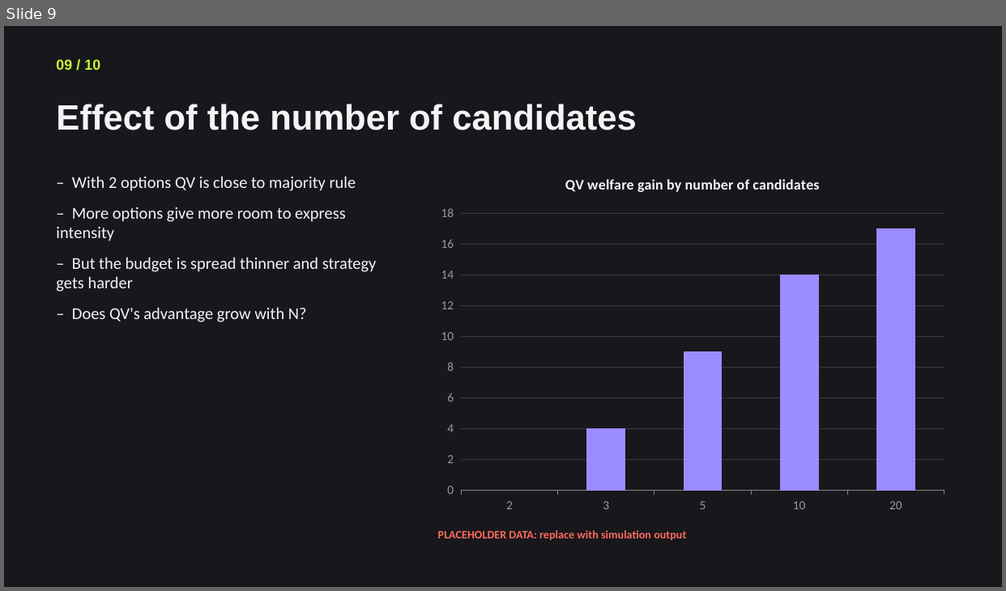
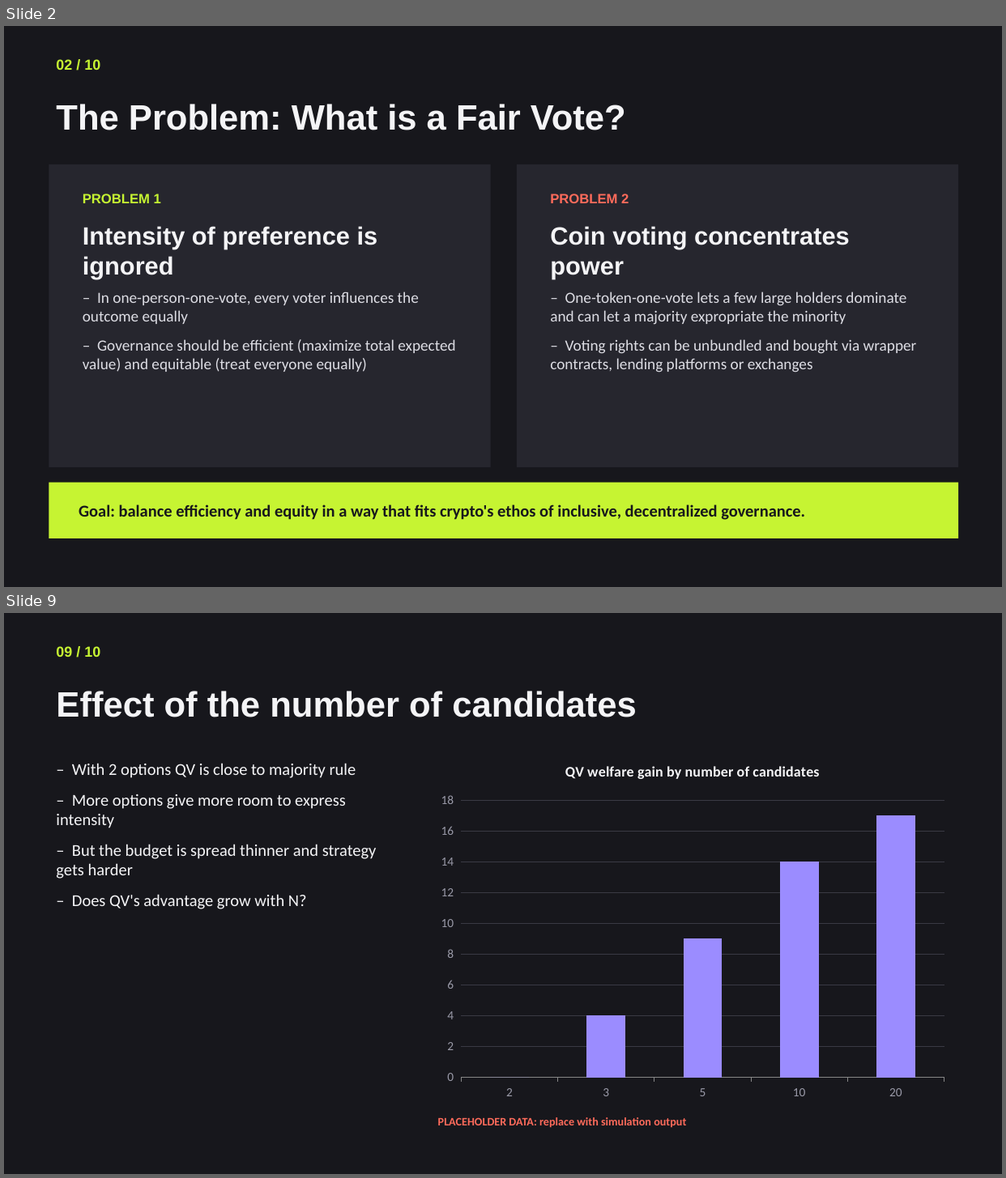
Before and after one commit to Jeanmauratille/quadratic_voting, a slide deck: final_project_outline.pptx. Shown one above the other, each under a label of ours: slide 9 before the commit, slides 2 and 9 after it; the slides between them are not shown. The pictures are 1006x591 and 1006x1178 pixels, drawn with LibreOffice and Linux fonts; fonts in the diff are those of the drawing. Boxes give left, top, right and bottom in pixels: in the first picture for what was removed or moved away, otherwise in the second. Text is boxed around its words. In the diff, an @@ line names an element or a change of style, - is before the commit and + after.

```diff
--- a/final_project_outline.pptx
+++ b/final_project_outline.pptx
@@ slide 2 added at bbox=[4, 26, 1002, 587], background #17171C @@
@@ text added at bbox=[56, 59, 100, 70], 14 pt, text #C6F432, bold @@
+02 / 10
@@ text added at bbox=[56, 104, 626, 130], 34 pt, text #F4F4F6, bold @@
+The Problem: What is a Fair Vote?
@@ rectangle added at bbox=[49, 165, 491, 467], fill #26262E @@
@@ rectangle added at bbox=[517, 165, 958, 467], fill #26262E @@
@@ text added at bbox=[83, 194, 161, 203], 13 pt, text #C6F432, bold @@
+PROBLEM 1
@@ text added at bbox=[550, 194, 629, 203], 13 pt, text #FF6B5B, bold @@
+PROBLEM 2
@@ text added at bbox=[83, 226, 378, 280], 24 pt, text #F4F4F6, bold @@
+Intensity of preference is ignored
@@ text added at bbox=[550, 226, 850, 280], 24 pt, text #F4F4F6, bold @@
+Coin voting concentrates power
@@ text added at bbox=[83, 292, 455, 372], 15 pt, text #DDDDE4 @@
+– In one-person-one-vote, every voter influences the outcome equally
+– Governance should be efficient (maximize total expected value) and equitable (treat everyone equally)
@@ text added at bbox=[550, 292, 917, 373], 15 pt, text #DDDDE4 @@
+– One-token-one-vote lets a few large holders dominate and can let a majority expropriate the minority
+– Voting rights can be unbundled and bought via wrapper contracts, lending platforms or exchanges
@@ rectangle added at bbox=[49, 483, 958, 539], fill #C6F432 @@
@@ text added at bbox=[79, 505, 805, 520], 16 pt, text #17171C, bold @@
+Goal: balance efficiency and equity in a way that fits crypto's ethos of inclusive, decentralized governance.
```
Also in this commit, not shown: 5 slides changed, 3 other slides added, 4 slides removed, 3 other files.
